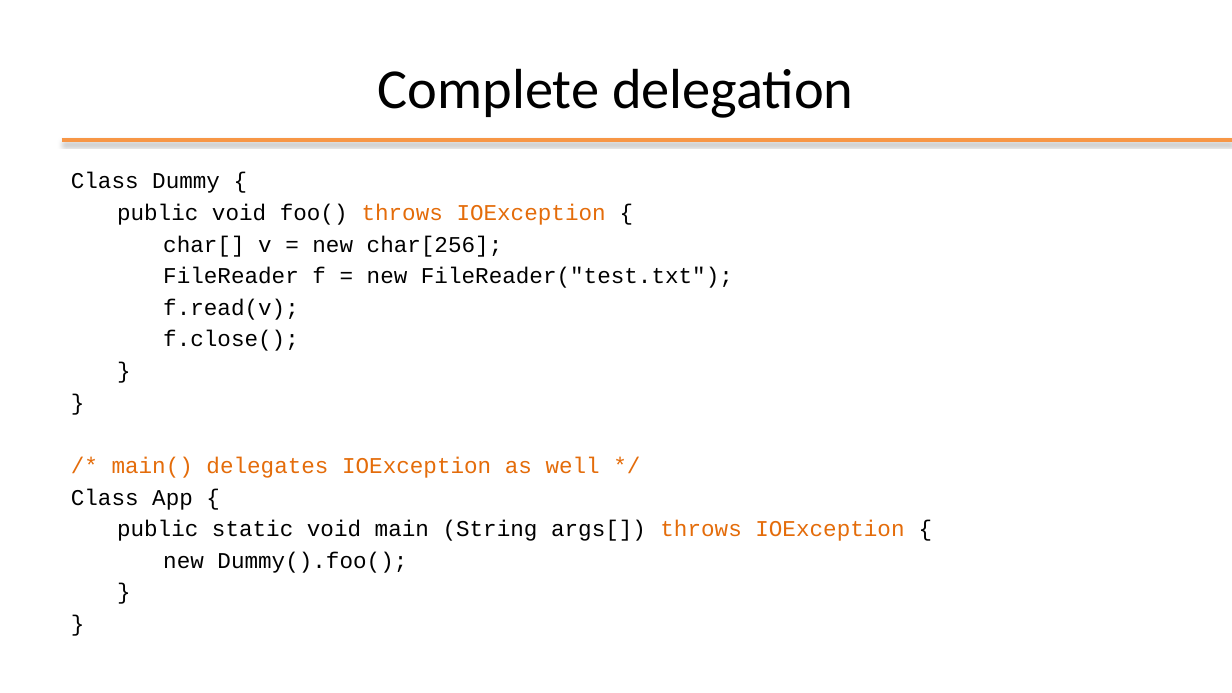
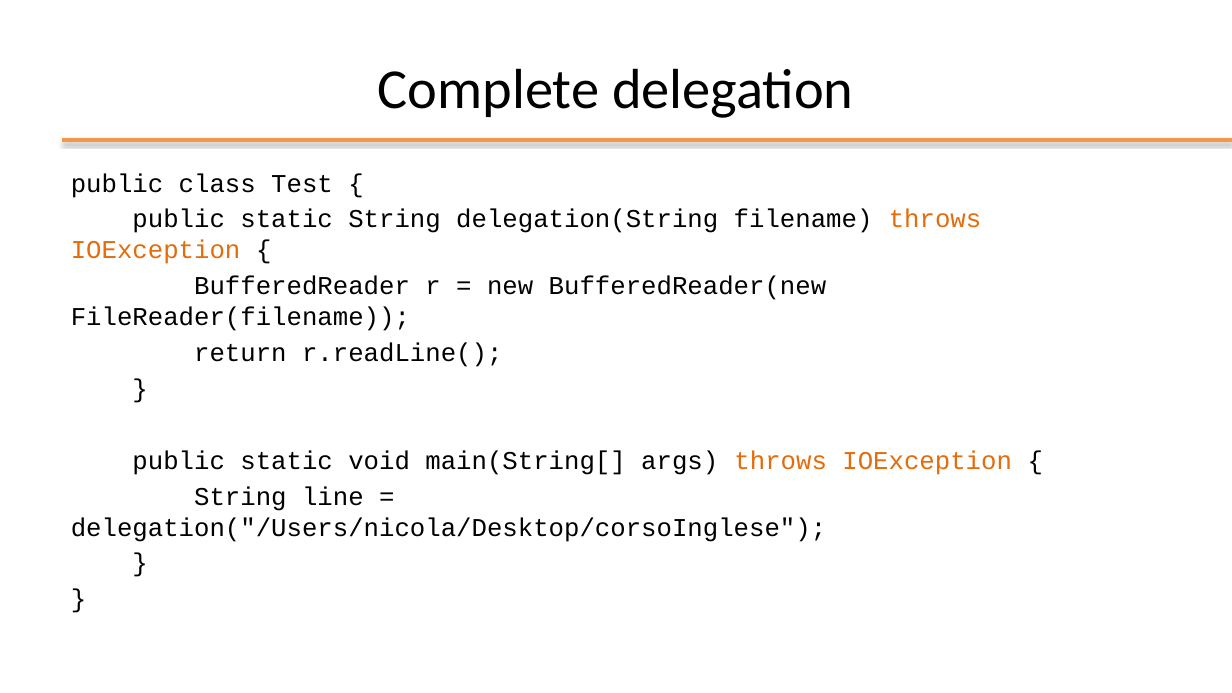
Before and after one commit to plctechnician/ooprogramming, a slide deck: slide 16 of java/slides/ppt/07 - Java Exceptions.pptx. Drawn at 1232x693 pixels with LibreOffice and Linux fonts; fonts in the diff are those of the drawing; background and template pictures are left out. Boxes give left, top, right and bottom in pixels: in the first picture for what was removed or moved away, otherwise in the second. Text is boxed around its words. In the diff, an @@ line names an element or a change of style, - is before the commit and + after.

```diff
--- a/java/slides/ppt/07 - Java Exceptions.pptx
+++ b/java/slides/ppt/07 - Java Exceptions.pptx
@@ text "public class Test {" at (71, 173, 1012, 542): size 17.6 to 20 pt in "}", "}" @@
@@ text at (71, 173, 1012, 542): text changed; size 17.6 to 20 pt @@
-Class Dummy {
-public void foo() throws IOException {
-char[] v = new char[256];
-FileReader f = new FileReader("test.txt");
-f.read(v);
-f.close();
+public class Test {
+public static String delegation(String filename) throws IOException {
+BufferedReader r = new BufferedReader(new FileReader(filename));
+return r.readLine();
+}
+public static void main(String[] args) throws IOException {
+String line = delegation("/Users/nicola/Desktop/corsoInglese");
@@ text at (71, 457, 904, 573): paragraphs removed @@
-/* main() delegates IOException as well */
-Class App {
-public static void main (String args[]) throws IOException {
-new Dummy().foo();
-}
-}
```
Also in this commit, not shown: 18 other slides changed, 6 slides removed, 14 other files.
